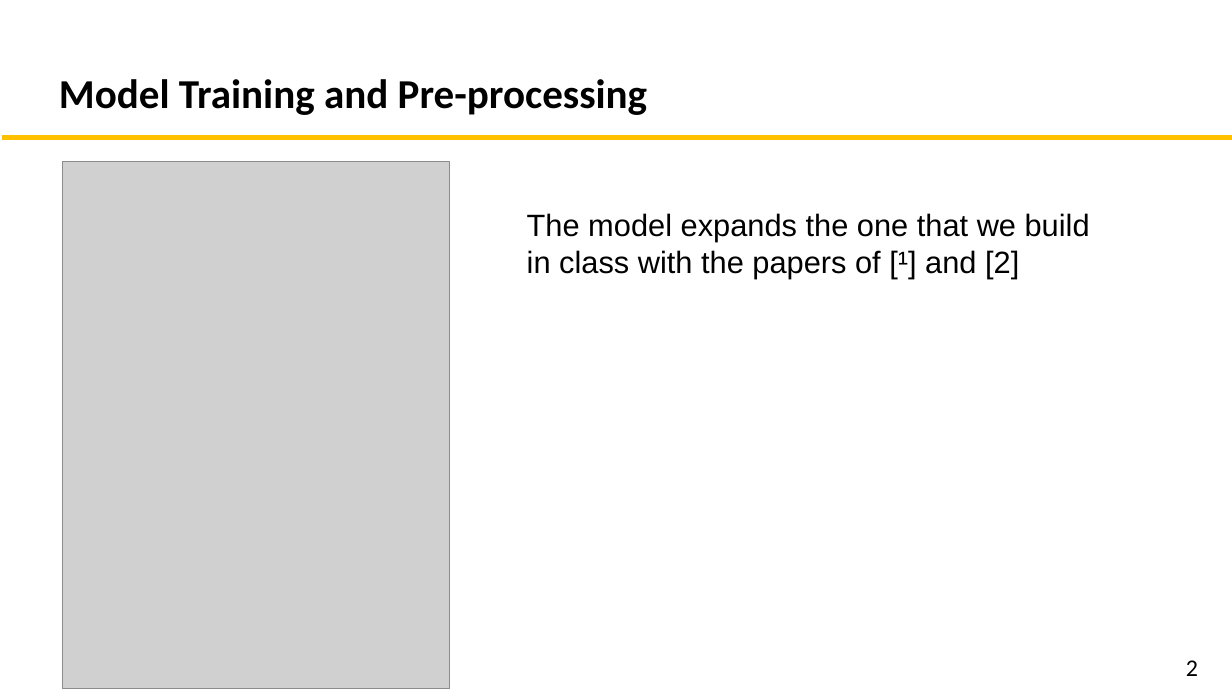
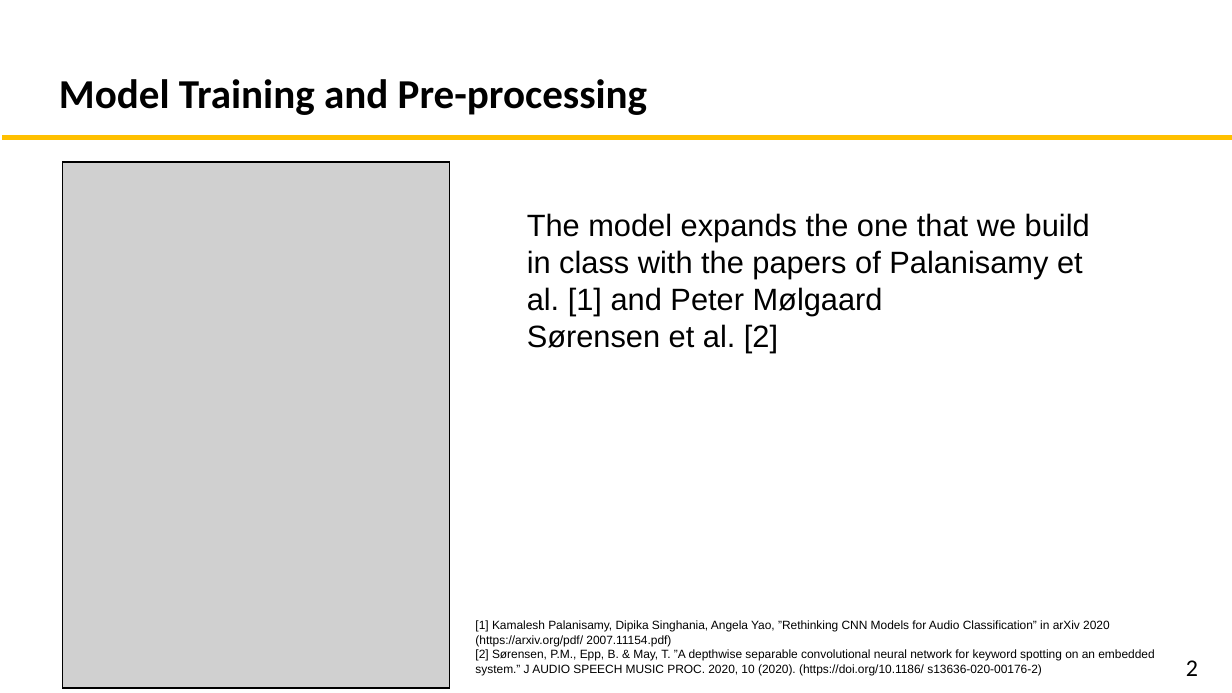
Before and after one commit to chowned/Audio-recognition-for-IOT, a slide deck: slide 7 of Project_Submission/Presentation.pptx. Drawn at 1232x693 pixels with LibreOffice and Linux fonts; fonts in the diff are those of the drawing; grey boxes stand for pictures. Boxes give left, top, right and bottom in pixels: in the first picture for what was removed or moved away, otherwise in the second. Text is boxed around its words. In the diff, an @@ line names an element or a change of style, - is before the commit and + after.

Commit message:
pptx

```diff
--- a/Project_Submission/Presentation.pptx
+++ b/Project_Submission/Presentation.pptx
@@ rectangle added at (63, 161, 450, 687), outline #000000 1 pt @@
@@ text at (527, 213, 1090, 352): text changed @@
-The model expands the one that we build in class with the papers of [¹] and [2]
+The model expands the one that we build in class with the papers of Palanisamy et al. [1] and Peter Mølgaard
+Sørensen et al. [2]
@@ text added at (475, 620, 1154, 675), 7 pt, text #000000 @@
+[1] Kamalesh Palanisamy, Dipika Singhania, Angela Yao, ”Rethinking CNN Models for Audio Classification” in arXiv 2020 (https://arxiv.org/pdf/ 2007.11154.pdf)
+[2] Sørensen, P.M., Epp, B. & May, T. ”A depthwise separable convolutional neural network for keyword spotting on an embedded system.” J AUDIO SPEECH MUSIC PROC. 2020, 10 (2020). (https://doi.org/10.1186/ s13636-020-00176-2)
```
